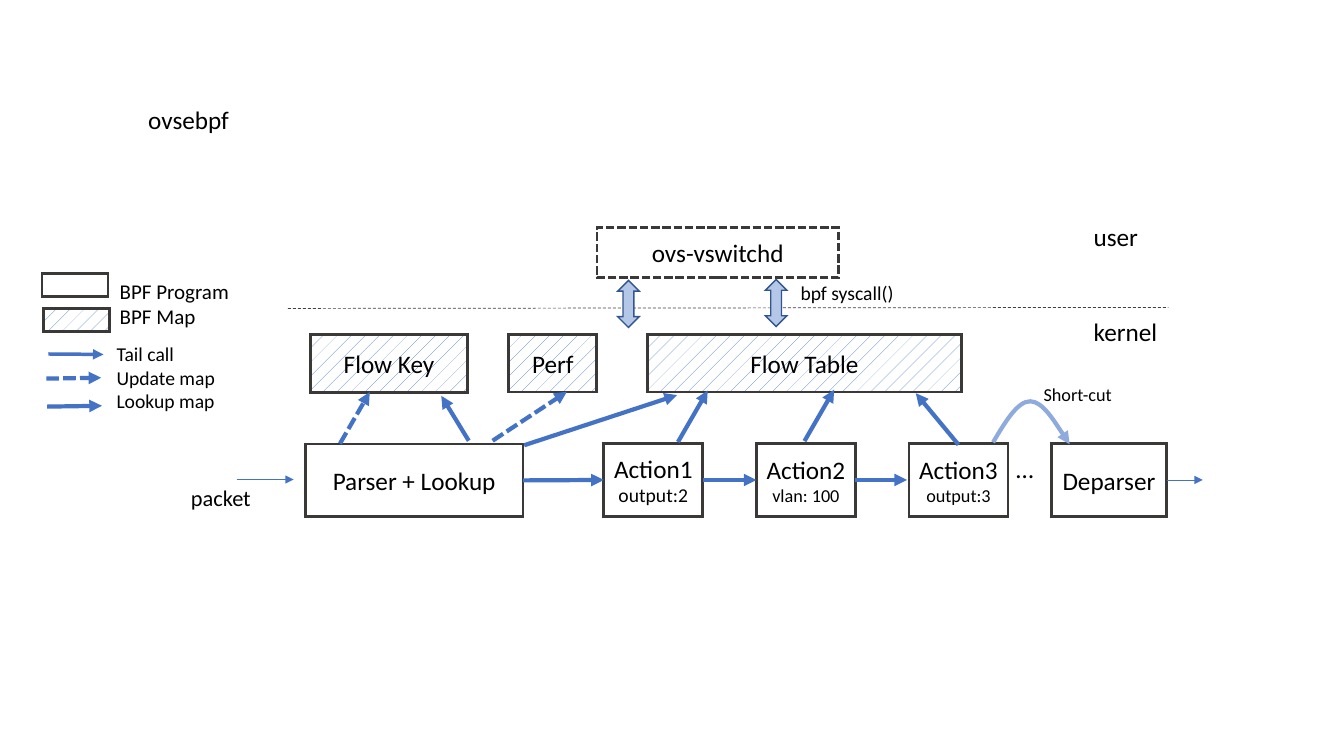
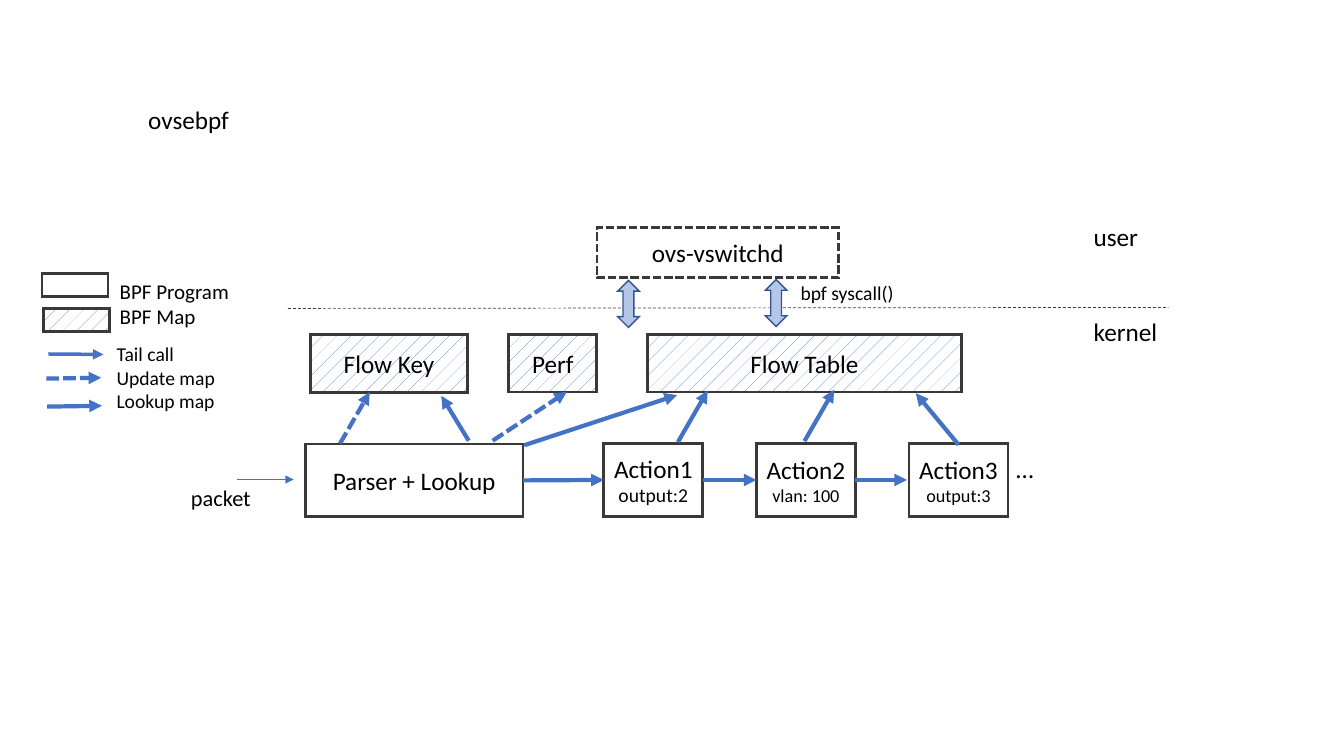
Before and after one commit to williamtu/lpc18-ebpf, a slide deck: slide 4 of graph/graph.pptx. Drawn at 1344x756 pixels with LibreOffice and Linux fonts; fonts in the diff are those of the drawing. Boxes give left, top, right and bottom in pixels: in the first picture for what was removed or moved away, otherwise in the second. Text is boxed around its words. In the diff, an @@ line names an element or a change of style, - is before the commit and + after.

Commit message:
remove deparser in figure

```diff
--- a/graph/graph.pptx
+++ b/graph/graph.pptx
@@ text removed at (x1=1044, y1=388, x2=1112, y2=401) @@
-Short-cut
@@ freeform shape removed at (x1=993, y1=401, x2=1070, y2=445) @@
@@ rectangle removed at (x1=1052, y1=444, x2=1167, y2=516) @@
-Deparser
@@ arrow removed from (1167, 480) to (1203, 480) @@
```
Also in this commit, not shown: 1 other slide changed, 1 other file.
